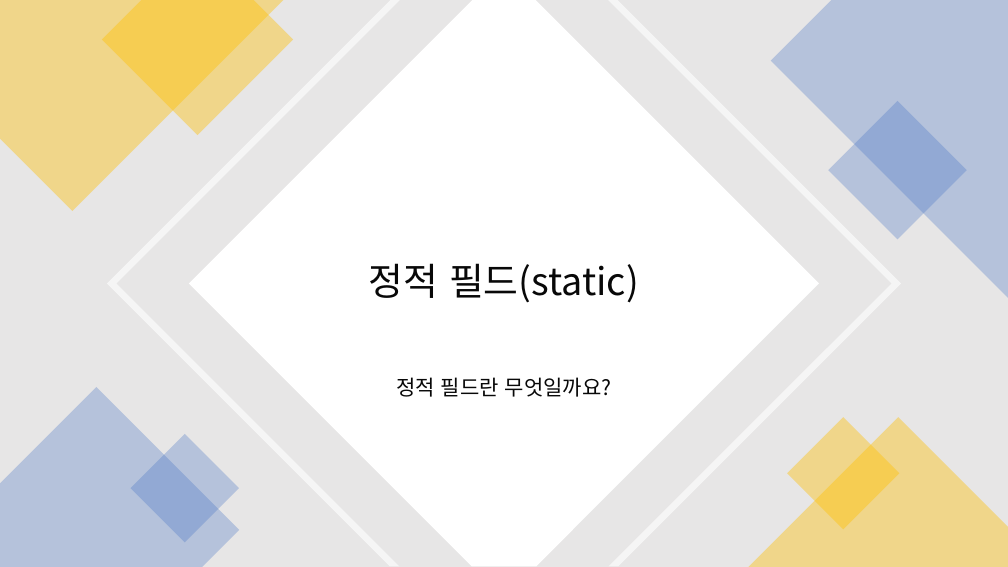
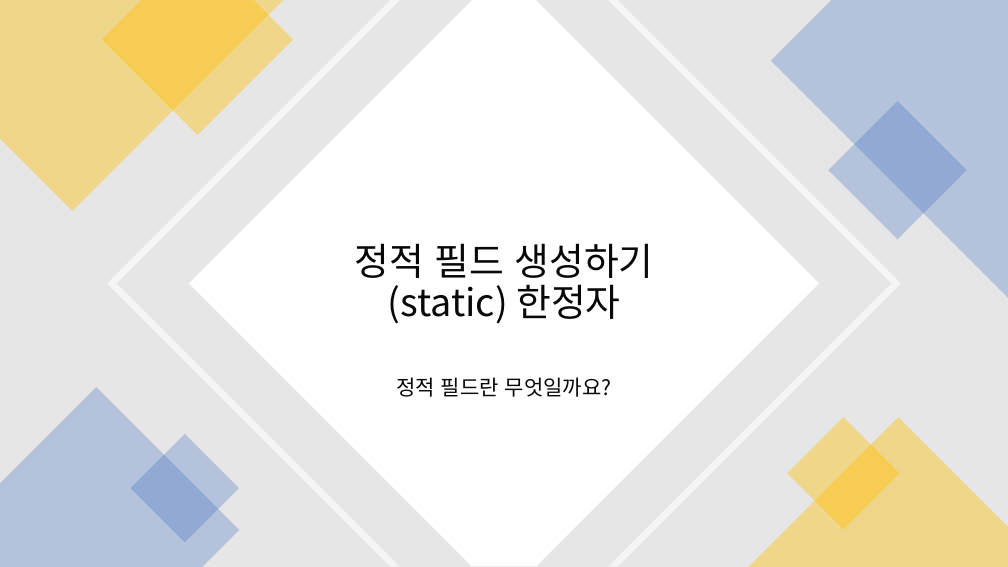
Before and after one commit to kjh99660/Study_powerpoint, a slide deck: slide 14 of c# 스터디 4주 차.pptx (slide 13 before the commit). Drawn at 1008x567 pixels with LibreOffice and Linux fonts; fonts in the diff are those of the drawing. Boxes give left, top, right and bottom in pixels: in the first picture for what was removed or moved away, otherwise in the second. Text is boxed around its words. In the diff, an @@ line names an element or a change of style, - is before the commit and + after.

```diff
--- a/c# 스터디 4주 차.pptx
+++ b/c# 스터디 4주 차.pptx
@@ title at [354,243,654,324]: text changed @@
-정적 필드(static)
+정적 필드 생성하기
+(static) 한정자
```
Also in this commit, not shown: 5 other slides changed, 3 slides added, 1 slide removed, 1 other file.
